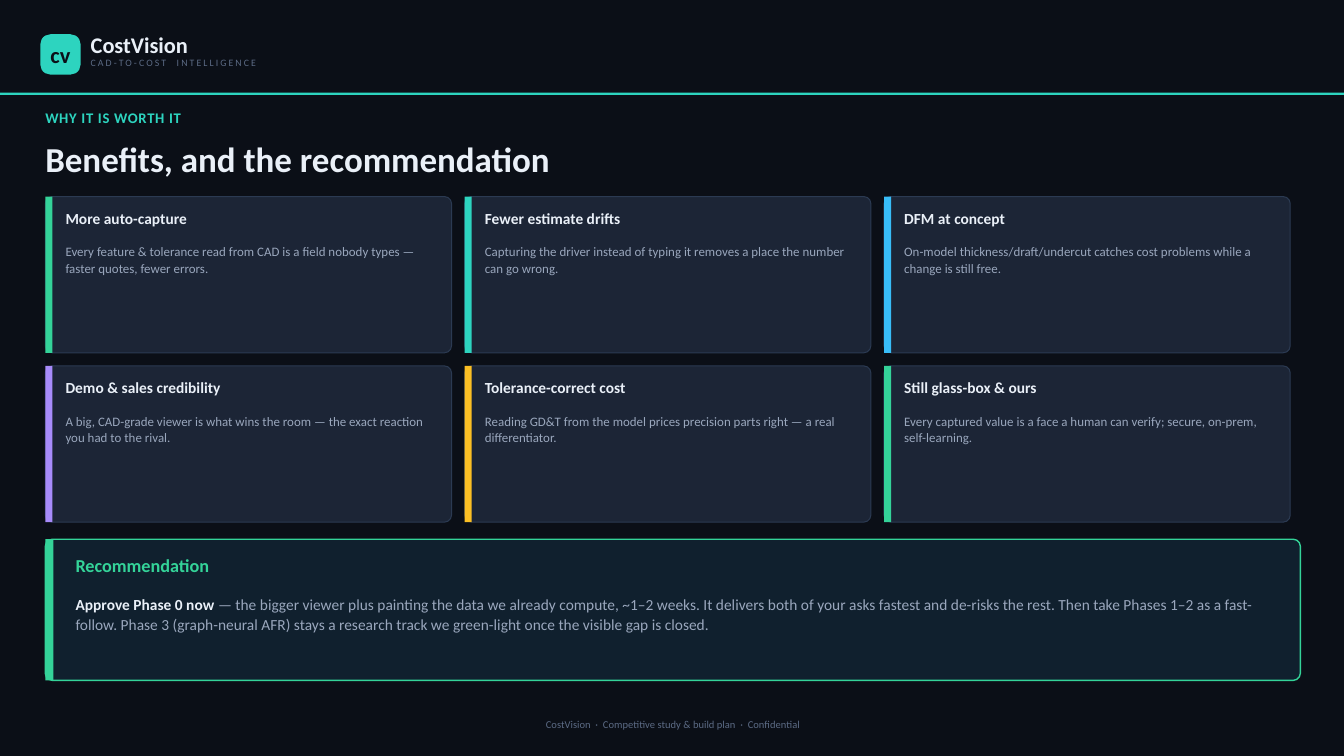
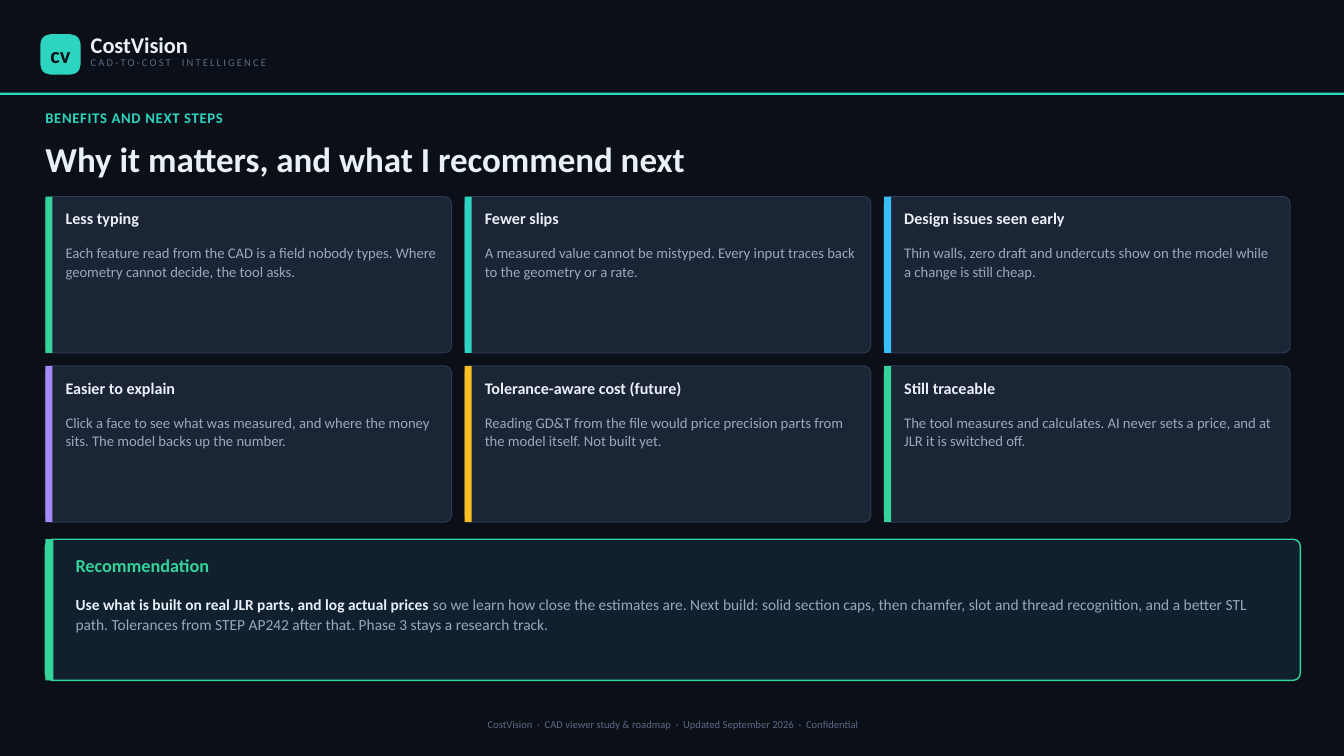
Before and after one commit to bhosaleavinash546/leamington-marathi, a slide deck: slide 15 of CostVision-3D-CAD-Viewer-Study-and-Roadmap.pptx. Drawn at 1344x756 pixels with LibreOffice and Linux fonts; fonts in the diff are those of the drawing. Boxes give left, top, right and bottom in pixels: in the first picture for what was removed or moved away, otherwise in the second. Text is boxed around its words. In the diff, an @@ line names an element or a change of style, - is before the commit and + after.

```diff
--- a/CostVision-3D-CAD-Viewer-Study-and-Roadmap.pptx
+++ b/CostVision-3D-CAD-Viewer-Study-and-Roadmap.pptx
@@ text "CAD-TO-COST INTELLIGENCE" at bbox=[91, 59, 266, 66]: size 7 to 7.5 pt @@
@@ text at bbox=[45, 113, 223, 123]: text changed @@
-WHY IT IS WORTH IT
+BENEFITS AND NEXT STEPS
@@ text at bbox=[45, 147, 685, 178]: text changed @@
-Benefits, and the recommendation
+Why it matters, and what I recommend next
@@ text at bbox=[66, 212, 139, 227]: text changed; size 11 to 11.5 pt @@
-More auto-capture
+Less typing
@@ text at bbox=[485, 212, 558, 227]: text changed; size 11 to 11.5 pt @@
-Fewer estimate drifts
+Fewer slips
@@ text at bbox=[904, 212, 1064, 227]: text changed; size 11 to 11.5 pt @@
-DFM at concept
+Design issues seen early
@@ text at bbox=[66, 248, 436, 280]: text changed; size 9.2 to 10.5 pt @@
-Every feature & tolerance read from CAD is a field nobody types — faster quotes, fewer errors.
+Each feature read from the CAD is a field nobody types. Where geometry cannot decide, the tool asks.
@@ text at bbox=[485, 248, 855, 280]: text changed; size 9.2 to 10.5 pt @@
-Capturing the driver instead of typing it removes a place the number can go wrong.
+A measured value cannot be mistyped. Every input traces back to the geometry or a rate.
@@ text at bbox=[904, 248, 1268, 280]: text changed; size 9.2 to 10.5 pt @@
-On-model thickness/draft/undercut catches cost problems while a change is still free.
+Thin walls, zero draft and undercuts show on the model while a change is still cheap.
@@ text at bbox=[66, 382, 175, 397]: text changed; size 11 to 11.5 pt @@
-Demo & sales credibility
+Easier to explain
@@ text at bbox=[485, 382, 682, 396]: text changed; size 11 to 11.5 pt @@
-Tolerance-correct cost
+Tolerance-aware cost (future)
@@ text at bbox=[904, 382, 995, 394]: text changed; size 11 to 11.5 pt @@
-Still glass-box & ours
+Still traceable
@@ text at bbox=[66, 418, 430, 448]: text changed; size 9.2 to 10.5 pt @@
-A big, CAD-grade viewer is what wins the room — the exact reaction you had to the rival.
+Click a face to see what was measured, and where the money sits. The model backs up the number.
@@ text at bbox=[485, 418, 843, 449]: text changed; size 9.2 to 10.5 pt @@
-Reading GD&T from the model prices precision parts right — a real differentiator.
+Reading GD&T from the file would price precision parts from the model itself. Not built yet.
@@ text at bbox=[904, 418, 1271, 446]: text changed; size 9.2 to 10.5 pt @@
-Every captured value is a face a human can verify; secure, on-prem, self-learning.
+The tool measures and calculates. AI never sets a price, and at JLR it is switched off.
@@ text at bbox=[76, 599, 1247, 633]: text changed @@
-Approve Phase 0 now — the bigger viewer plus painting the data we already compute, ~1–2 weeks. It delivers both of your asks fastest and de-risks the rest. Then take Phases 1–2 as a fast-follow. Phase 3 (graph-neural AFR) stays a research track we green-light once the visible gap is closed.
+Use what is built on real JLR parts, and log actual prices so we learn how close the estimates are. Next build: solid section caps, then chamfer, slot and thread recognition, and a better STL path. Tolerances from STEP AP242 after that. Phase 3 stays a research track.
@@ text at bbox=[488, 721, 858, 730]: text changed @@
-CostVision · Competitive study & build plan · Confidential
+CostVision · CAD viewer study & roadmap · Updated September 2026 · Confidential
```
Also in this commit, not shown: 14 other slides changed, 1 slide added, 1 slide removed, 1 other file.
